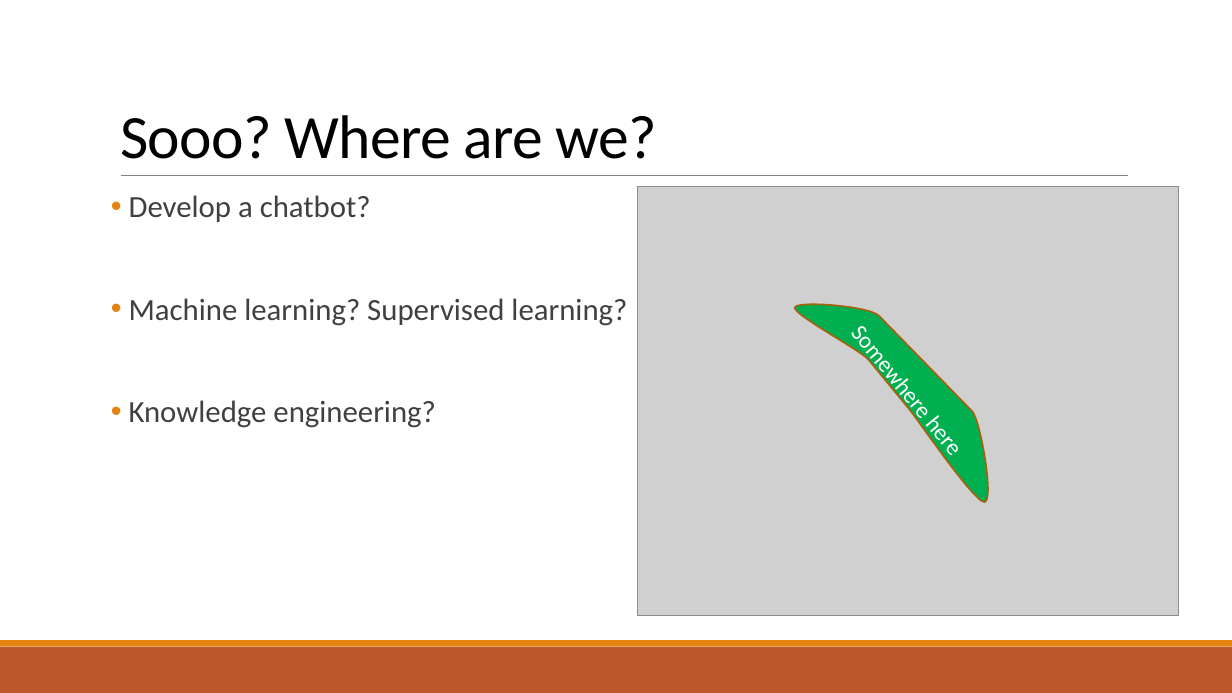
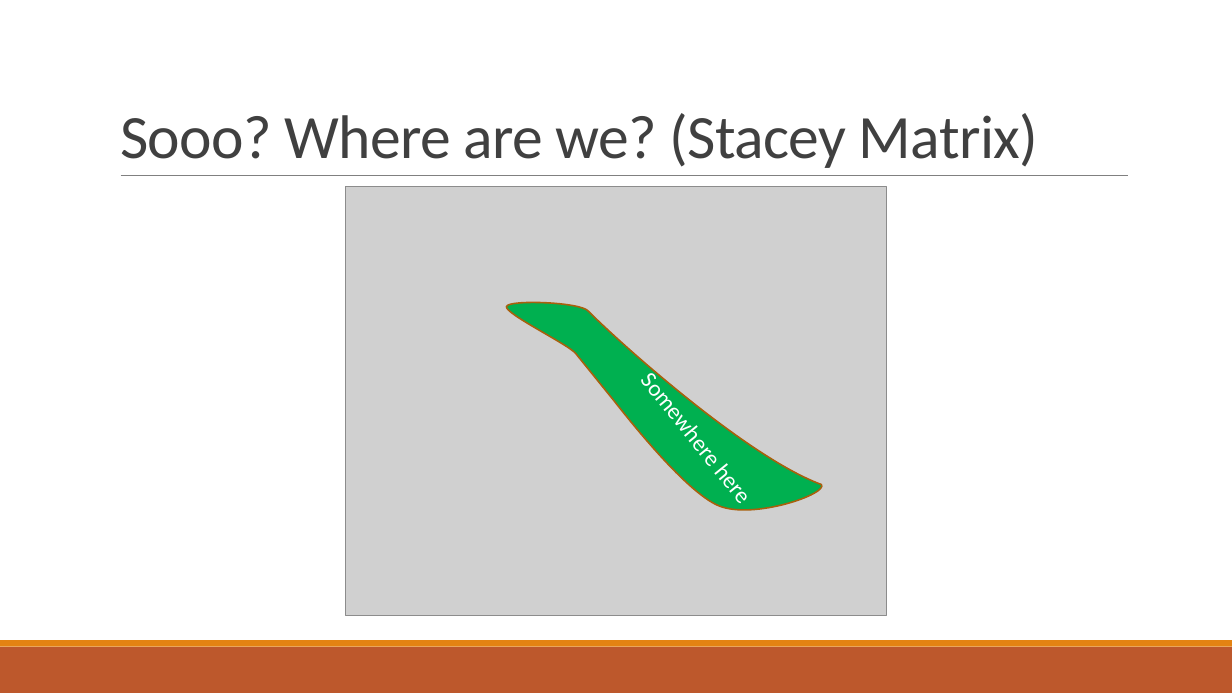
Before and after one commit to AgileBusinessAnalysis/05__TEAM, a slide deck: slide 7 of Prep Pitch.pptx (slide 8 before the commit). Drawn at 1232x693 pixels with LibreOffice and Linux fonts; fonts in the diff are those of the drawing; grey boxes stand for pictures. Boxes give left, top, right and bottom in pixels: in the first picture for what was removed or moved away, otherwise in the second. Text is boxed around its words. In the diff, an @@ line names an element or a change of style, - is before the commit and + after.

```diff
--- a/Prep Pitch.pptx
+++ b/Prep Pitch.pptx
@@ title at (120,113,1038,168): text changed; text colour #000000 to #404040 @@
-Sooo? Where are we?
+Sooo? Where are we? (Stacey Matrix)
@@ text removed at (129,195,627,428) @@
-• Develop a chatbot?
-• Machine learning? Supervised learning?
-• Knowledge engineering?
@@ picture: place and size @@
-picture at (638,187,1179,616)
+picture at (346,187,887,616)
@@ freeform shape "Somewhere here": place and size @@
-freeform shape "Somewhere here" at (795,262,1022,518)
+freeform shape "Somewhere here" at (506,222,823,571)
```
Also in this commit, not shown: 5 other slides changed, 1 slide removed.
